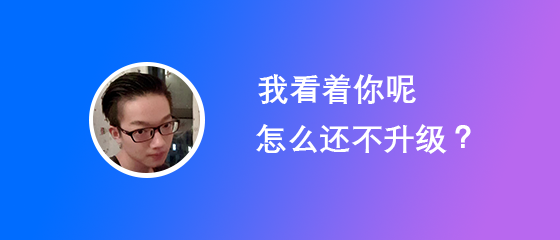
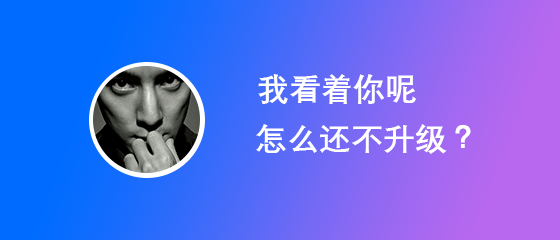
Layered file, before and after one edit (560px x 240px). Changes by layer:
added layer "3598a9014c086e06f3d1a98000087bf40bd1cb86" in group "组 1" over [93, 66, 200, 173]
